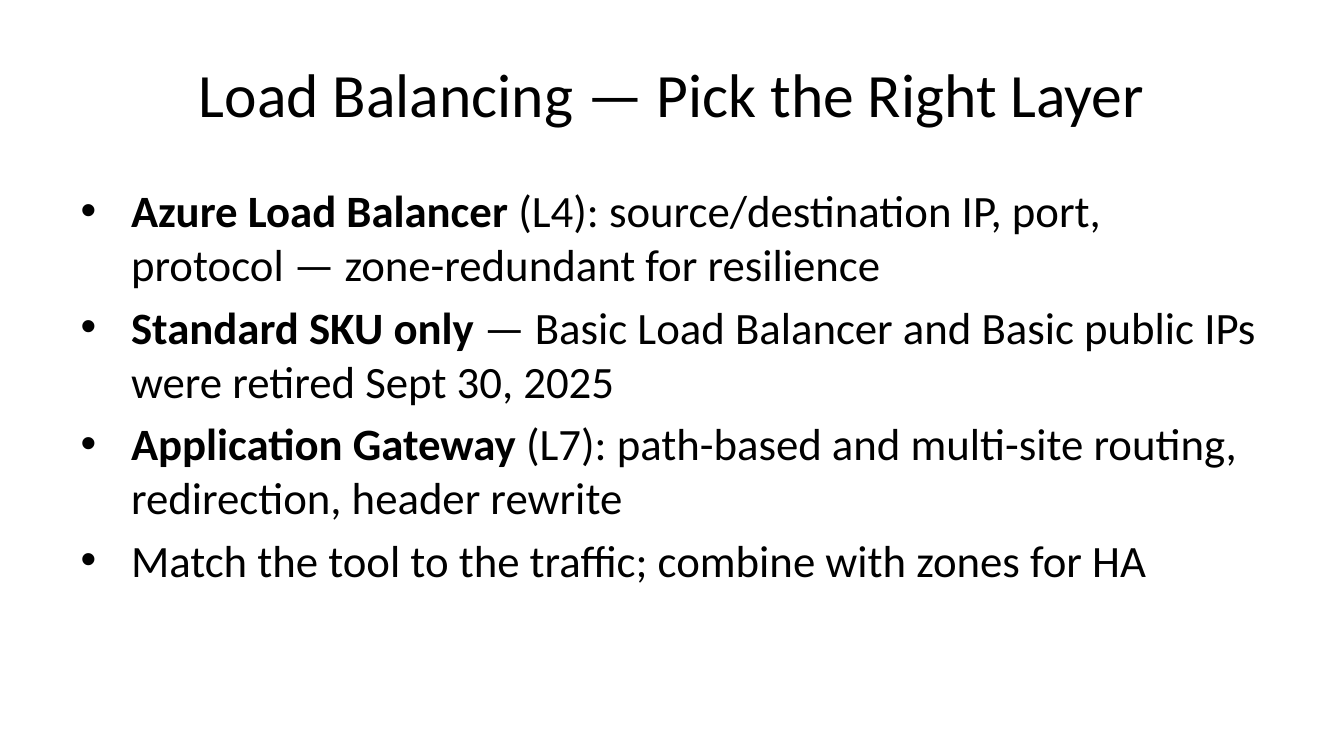
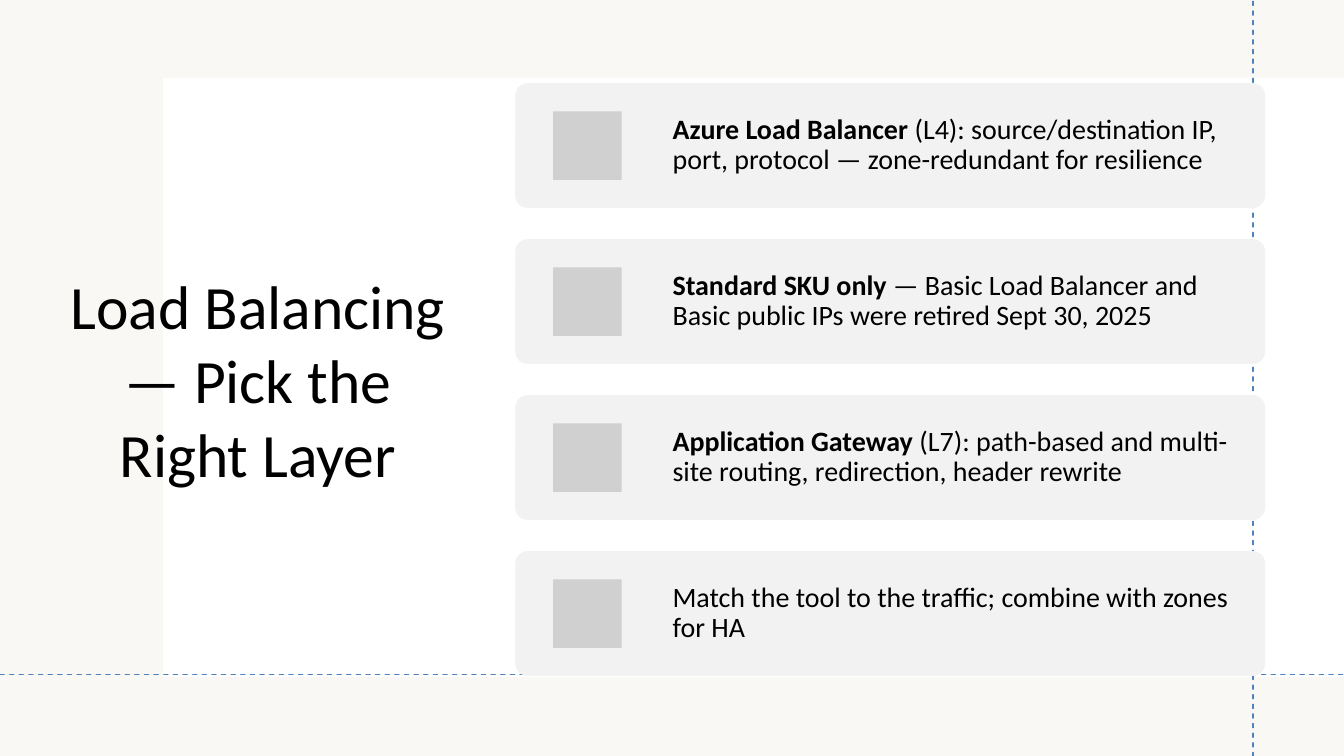
Before and after one commit to DC-AC/Azure-Precon, a slide deck: slide 66 of azure-precon-slides.pptx (slide 61 before the commit). Drawn at 1344x756 pixels with LibreOffice and Linux fonts; fonts in the diff are those of the drawing; grey boxes stand for pictures. Boxes give left, top, right and bottom in pixels: in the first picture for what was removed or moved away, otherwise in the second. Text is boxed around its words. In the diff, an @@ line names an element or a change of style, - is before the commit and + after.

```diff
--- a/azure-precon-slides.pptx
+++ b/azure-precon-slides.pptx
@@ background #FFFFFF to #EEECE1 at 35% opacity @@
@@ rectangle added at box(0, 0, 1344, 755), fill #FFFFFF @@
@@ rectangle added at box(0, 0, 1344, 755), fill #EEECE1 at 35% opacity @@
@@ line added from (1253, 756) to (1253, 0), #4F81BD 0.75 pt dashed @@
@@ rectangle added at box(163, 78, 1344, 677), fill #FFFFFF @@
@@ title "Load Balancing — Pick the ..." rewrapped from box(199, 74, 1144, 128) to box(71, 286, 445, 488) @@
@@ text removed at box(131, 194, 1255, 583) @@
-• Azure Load Balancer (L4): source/destination IP, port, protocol — zone-redundant for resilience
-• Standard SKU only — Basic Load Balancer and Basic public IPs were retired Sept 30, 2025
-• Application Gateway (L7): path-based and multi-site routing, redirection, header rewrite
-• Match the tool to the traffic; combine with zones for HA
@@ group added at box(515, 83, 1265, 676): 4 rounded rectangles, 4 pictures, 4 texts @@
+Azure Load Balancer (L4): source/destination IP, port, protocol — zone-redundant for resilience
+Standard SKU only — Basic Load Balancer and Basic public IPs were retired Sept 30, 2025
+Application Gateway (L7): path-based and multi-site routing, redirection, header rewrite
+Match the tool to the traffic; combine with zones for HA
@@ line added from (0, 675) to (1344, 675), #4F81BD 0.75 pt dashed @@
```
Also in this commit, not shown: 101 other slides changed, 8 slides added, 1 slide removed, 2 other files.
